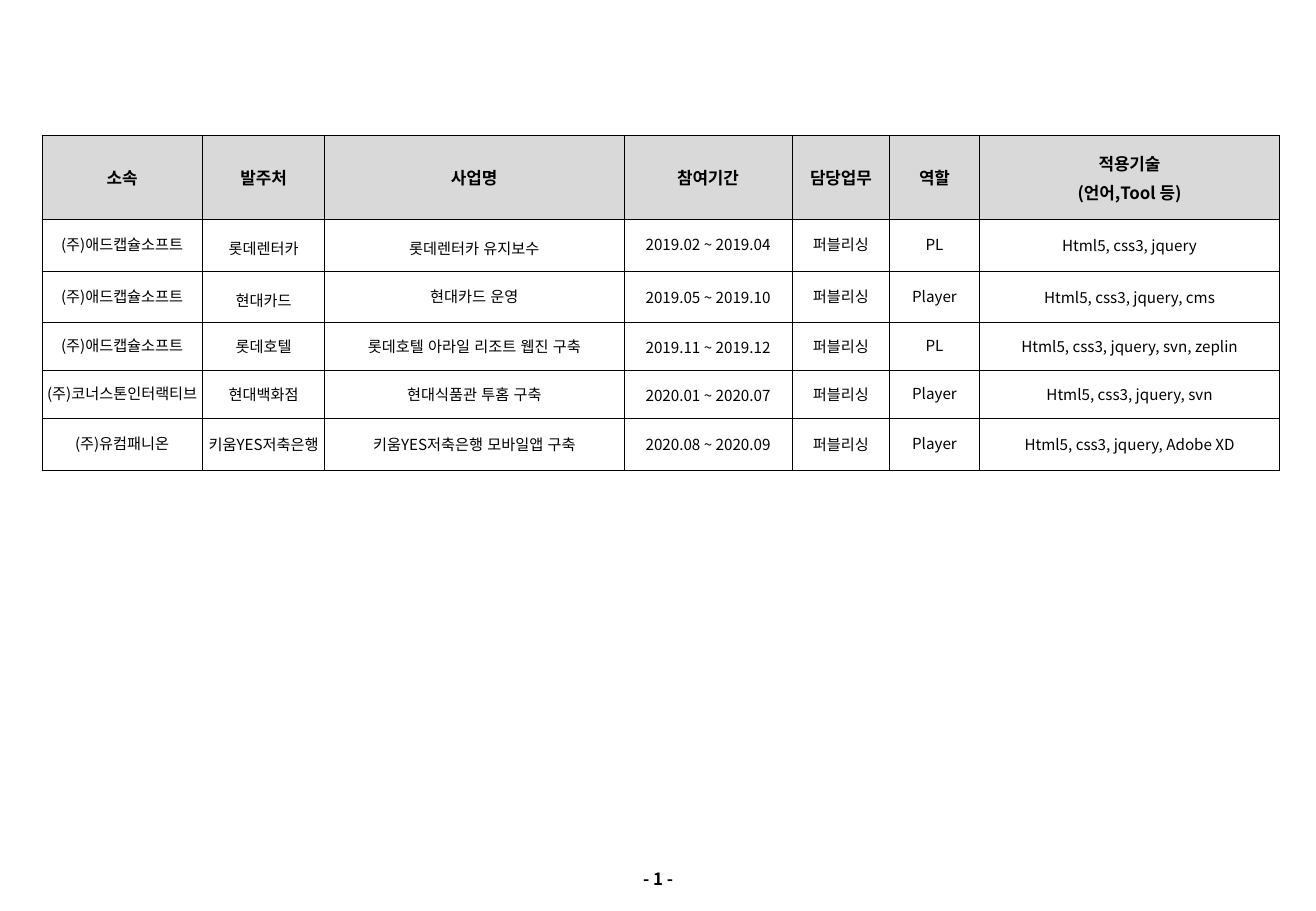
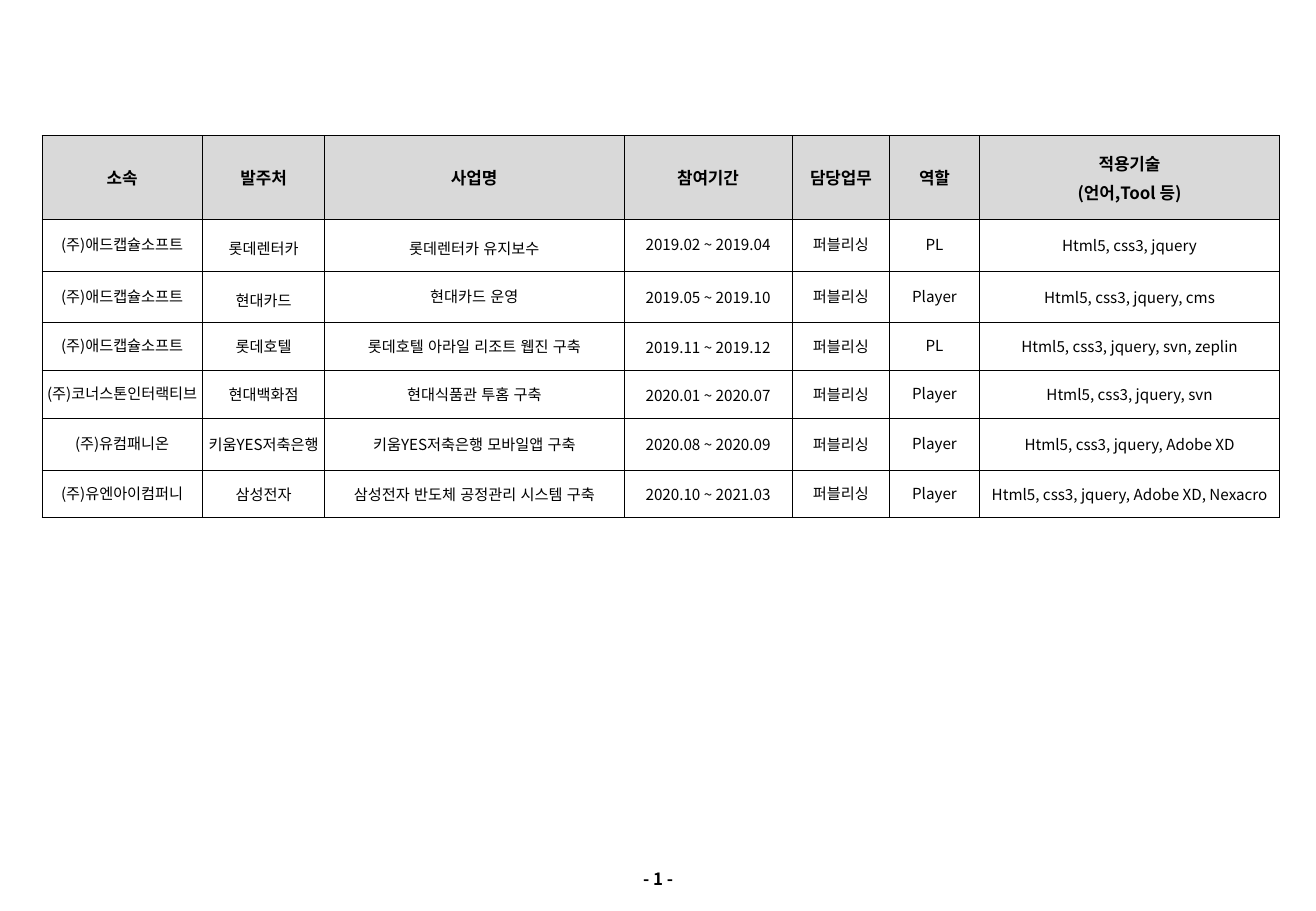
Before and after one commit to creamchu/portfolio, a slide deck: slide 2 of download/career_introduction.pptx. Drawn at 1316x911 pixels with LibreOffice and Linux fonts; fonts in the diff are those of the drawing; background and template pictures are left out. Boxes give left, top, right and bottom in pixels: in the first picture for what was removed or moved away, otherwise in the second. Text is boxed around its words. In the diff, an @@ line names an element or a change of style, - is before the commit and + after.

```diff
--- a/download/career_introduction.pptx
+++ b/download/career_introduction.pptx
@@ table at <box>41,135,1280,514</box> @@
+row 7: (주)유엔아이컴퍼니 | 삼성전자 | 삼성전자 반도체 공정관리 시스템 구축 | 2020.10 ~ 2021.03 | 퍼블리싱 | Player | Html5, css3, jquery, Adobe XD, Nexacro
```
Also in this commit, not shown: 2 other files.
